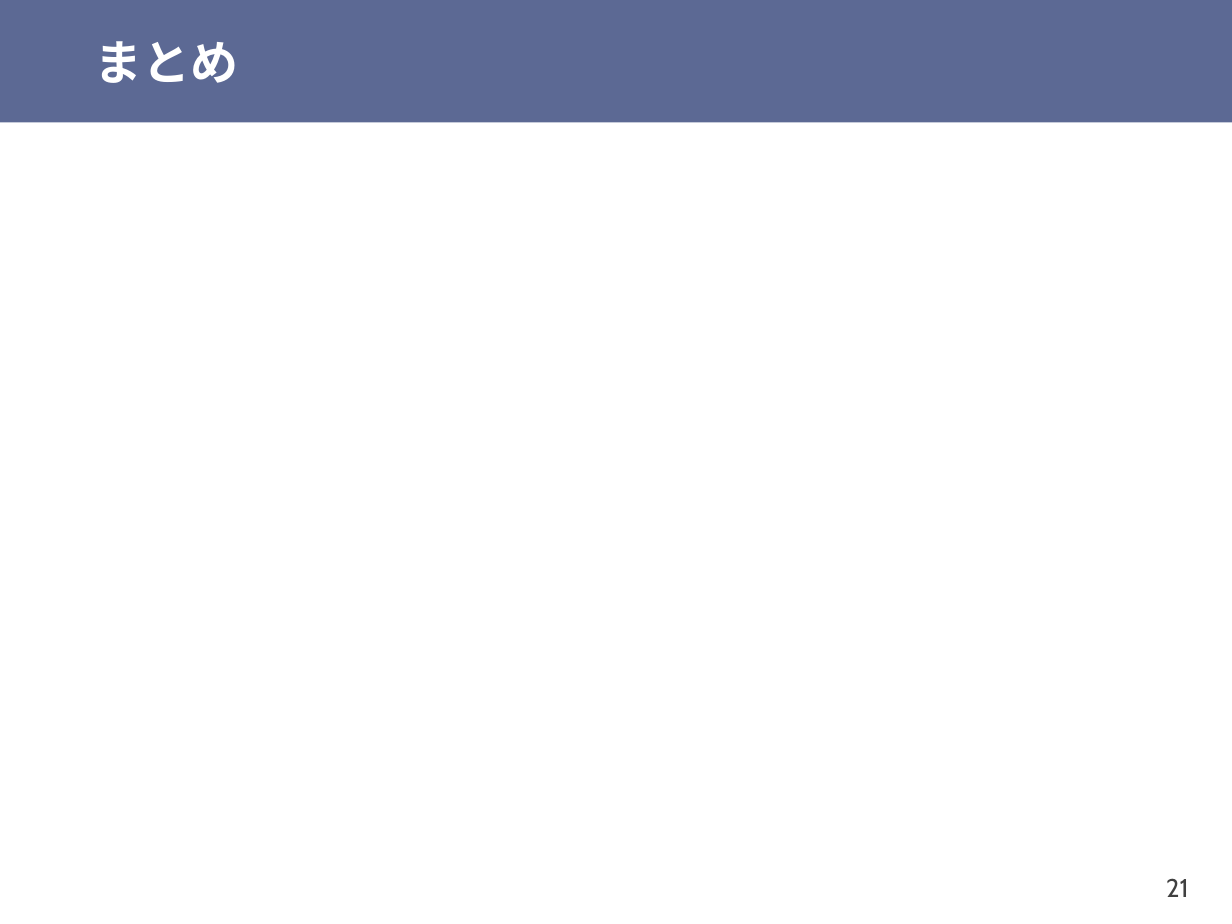
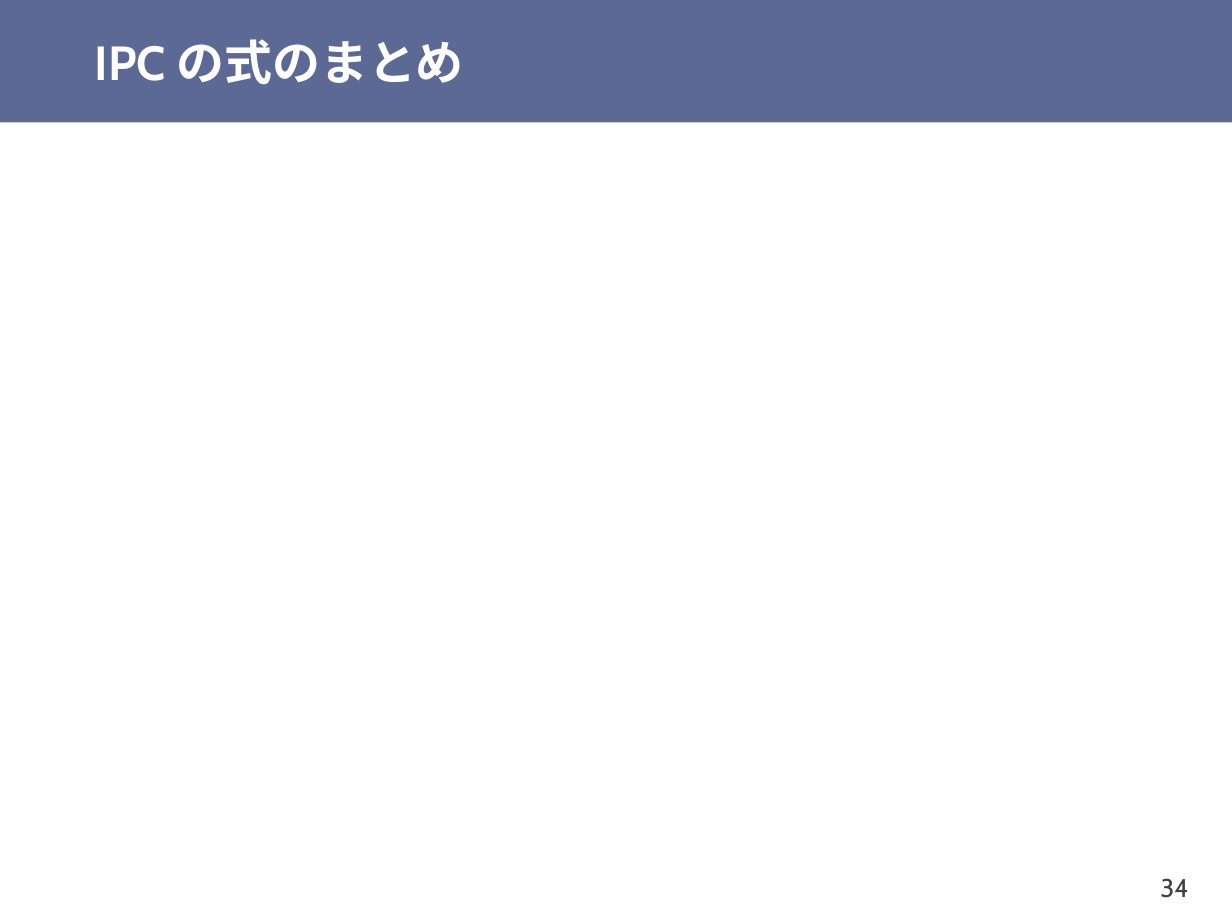
Before and after one commit to shioyadan/otya-computer-architecture-i, a slide deck: slide 34 of cai-shioya-08.pptx (slide 21 before the commit). Drawn at 1232x924 pixels with LibreOffice and Linux fonts; fonts in the diff are those of the drawing; grey boxes stand for pictures. Boxes give left, top, right and bottom in pixels: in the first picture for what was removed or moved away, otherwise in the second. Text is boxed around its words. In the diff, an @@ line names an element or a change of style, - is before the commit and + after.

```diff
--- a/cai-shioya-08.pptx
+++ b/cai-shioya-08.pptx
@@ title at box(95, 39, 464, 85): text changed @@
-まとめ
+IPC の式のまとめ
@@ page number at box(1160, 878, 1188, 898): text changed @@
-21
+34
```
Also in this commit, not shown: 11 other slides changed, 69 slides added, 7 slides removed, 2 other files.
